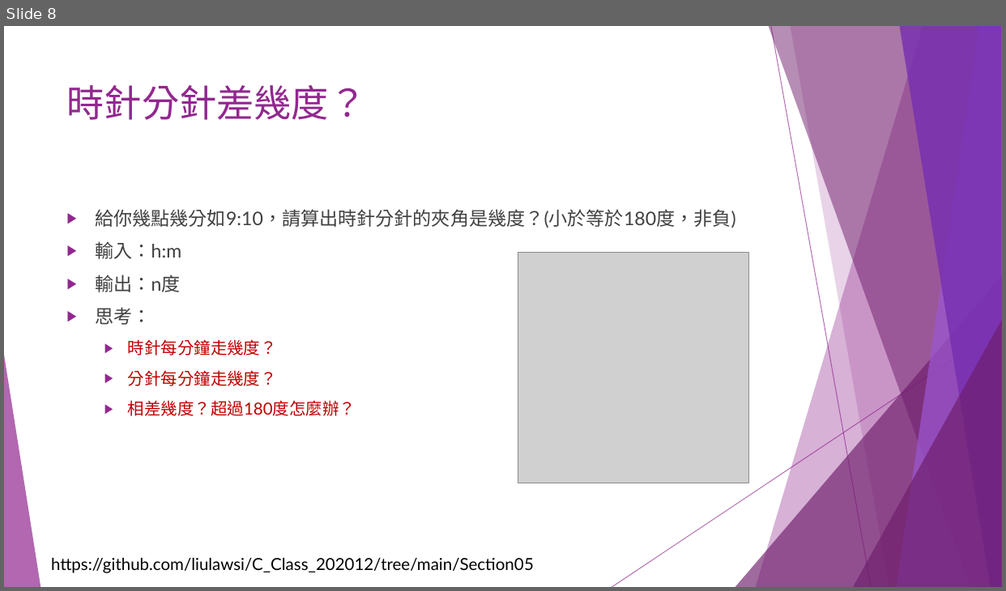
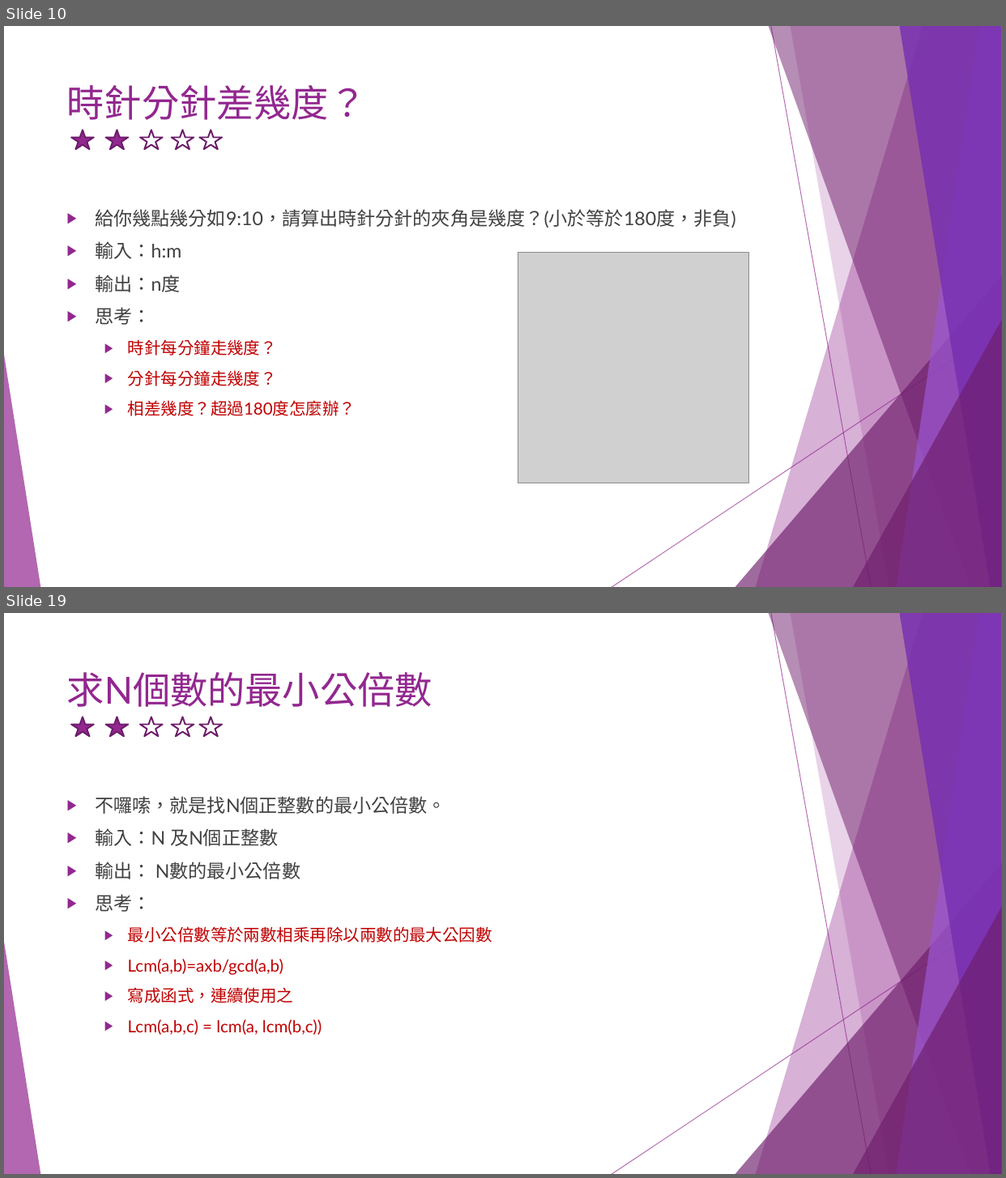
Before and after one commit to liulawsi/My_PPTs, a slide deck: CHING JIAN/C_Class/A1_邏輯思考訓練題.pptx. Shown one above the other, each under a label of ours: slide 8 before the commit, slides 10 and 19 after it; the slides between them are not shown. The pictures are 1006x591 and 1006x1178 pixels, drawn with LibreOffice and Linux fonts; fonts in the diff are those of the drawing; grey boxes stand for pictures. Boxes give left, top, right and bottom in pixels: in the first picture for what was removed or moved away, otherwise in the second. Text is boxed around its words. In the diff, an @@ line names an element or a change of style, - is before the commit and + after.

```diff
--- a/CHING JIAN/C_Class/A1_邏輯思考訓練題.pptx
+++ b/CHING JIAN/C_Class/A1_邏輯思考訓練題.pptx
@@ slide 19 added at bbox=[4, 613, 1002, 1174], background #FFFFFF; not listed: 10 template elements that a slide beside it also shows @@
@@ title added at bbox=[67, 672, 432, 707], 36 pt, text #92278F @@
+求N個數的最小公倍數
@@ star added at bbox=[71, 717, 94, 736], fill #92278F, outline #6C1D6A 1.5 pt @@
@@ star added at bbox=[106, 717, 128, 736], fill #92278F, outline #6C1D6A 1.5 pt @@
@@ star added at bbox=[140, 717, 163, 736], outline #6C1D6A 1.5 pt @@
@@ star added at bbox=[172, 717, 194, 736], outline #6C1D6A 1.5 pt @@
@@ star added at bbox=[199, 717, 222, 736], outline #6C1D6A 1.5 pt @@
@@ text added at bbox=[95, 796, 492, 1035], 16 pt, text #C00000 @@
+▶ 不囉嗦，就是找N個正整數的最小公倍數。
+▶ 輸入：N 及N個正整數
+▶ 輸出： N數的最小公倍數
+▶ 思考：
+  ▶ 最小公倍數等於兩數相乘再除以兩數的最大公因數
+  ▶ Lcm(a,b)=axb/gcd(a,b)
+  ▶ 寫成函式，連續使用之
+  ▶ Lcm(a,b,c) = lcm(a, lcm(b,c))
@@ what was slide 8 is now slide 10 @@
@@ slide 10 changed as well @@
@@ star added at bbox=[71, 130, 94, 149], fill #92278F, outline #6C1D6A 1.5 pt @@
@@ star added at bbox=[106, 130, 128, 149], fill #92278F, outline #6C1D6A 1.5 pt @@
@@ star added at bbox=[140, 130, 163, 149], outline #6C1D6A 1.5 pt @@
@@ star added at bbox=[172, 130, 194, 149], outline #6C1D6A 1.5 pt @@
@@ star added at bbox=[199, 130, 222, 149], outline #6C1D6A 1.5 pt @@
@@ text removed at bbox=[51, 558, 534, 574] @@
-https://github.com/liulawsi/C_Class_202012/tree/main/Section05
```
Also in this commit, not shown: 7 other slides changed, 25 other slides added.
